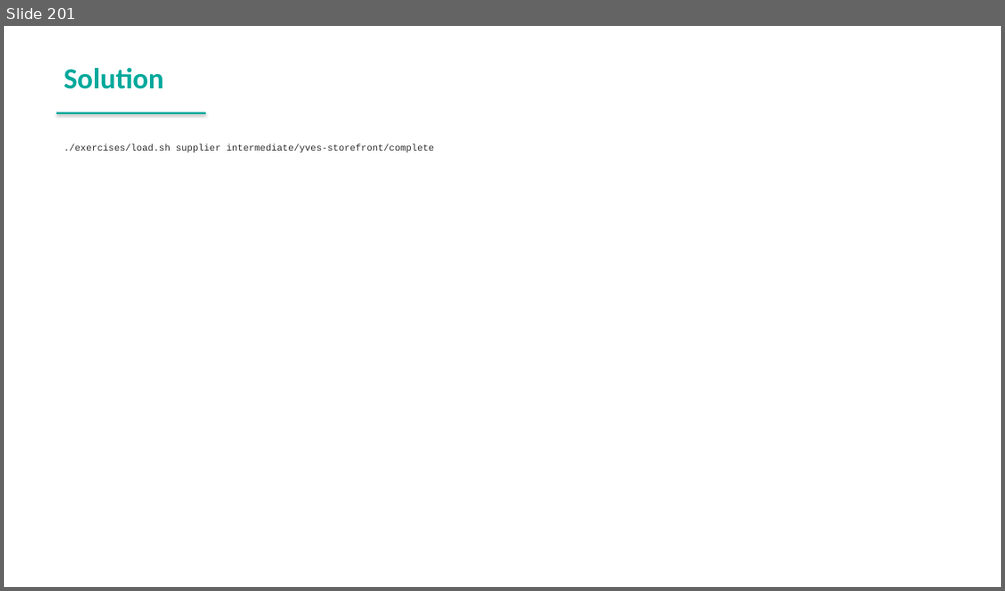
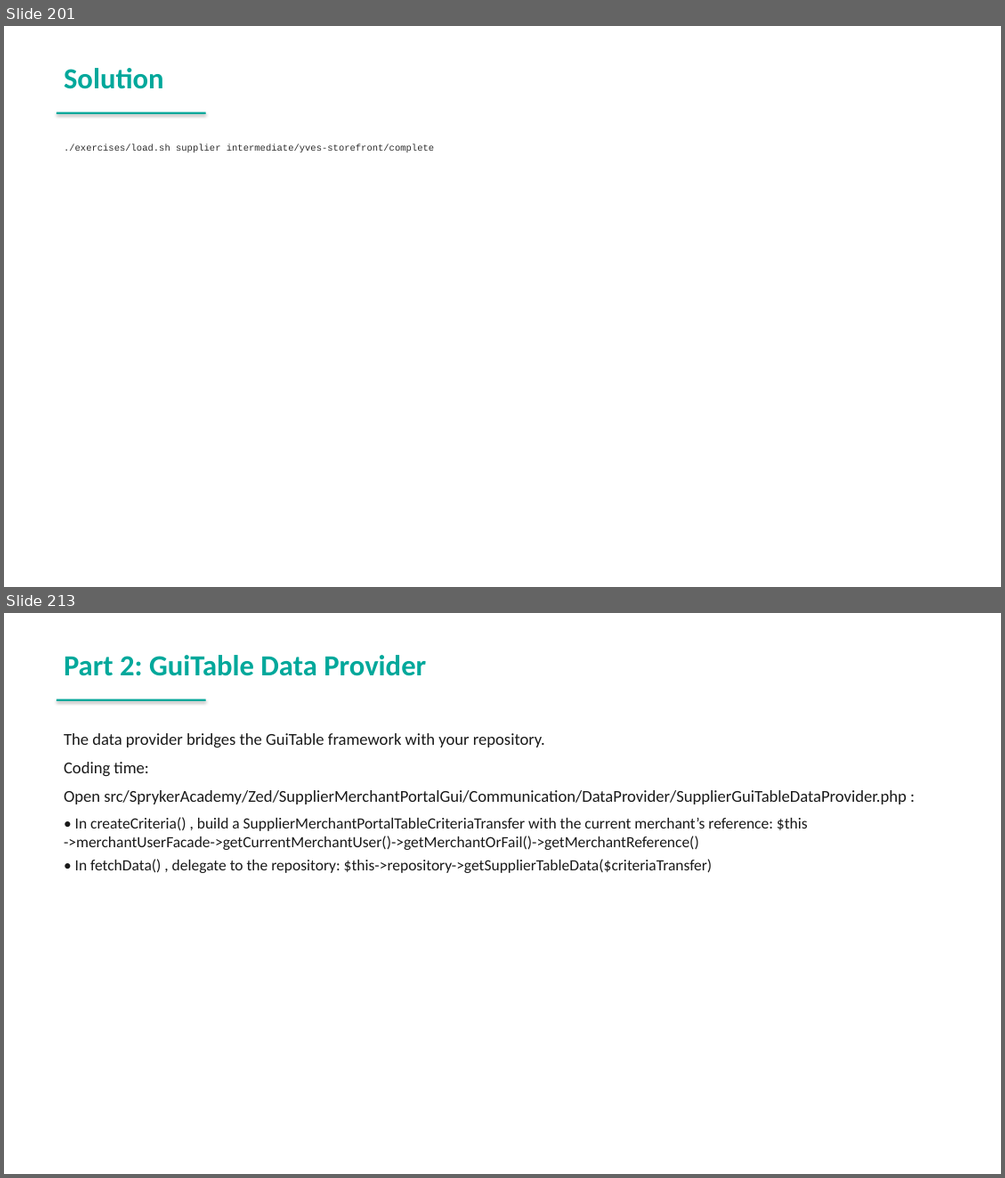
Before and after one commit to spryker-academy/instructor-exercises, a slide deck: guides-pptx/spryker-academy-professional.pptx. Shown one above the other, each under a label of ours: slide 201 before the commit, slides 201 and 213 after it; the slides between them are not shown. The pictures are 1005x591 and 1005x1178 pixels, drawn with LibreOffice and Linux fonts; fonts in the diff are those of the drawing. Boxes give left, top, right and bottom in pixels: in the first picture for what was removed or moved away, otherwise in the second. Text is boxed around its words. In the diff, an @@ line names an element or a change of style, - is before the commit and + after.

```diff
--- a/guides-pptx/spryker-academy-professional.pptx
+++ b/guides-pptx/spryker-academy-professional.pptx
@@ slide 213 added at bbox=[4, 613, 1001, 1174], background #FFFFFF @@
@@ text added at bbox=[64, 655, 426, 676], 28 pt, text #00A89B, bold @@
+Part 2: GuiTable Data Provider
@@ rectangle added at bbox=[57, 699, 206, 701], fill #00A89B @@
@@ text added at bbox=[64, 733, 906, 873], 15 pt, text #1A1A1A @@
+The data provider bridges the GuiTable framework with your repository.
+Coding time:
+Open src/SprykerAcademy/Zed/SupplierMerchantPortalGui/Communication/DataProvider/SupplierGuiTableDataProvider.php :
+• In createCriteria() , build a SupplierMerchantPortalTableCriteriaTransfer with the current merchant’s reference: $this ->merchantUserFacade->getCurrentMerchantUser()->getMerchantOrFail()->getMerchantReference()
+• In fetchData() , delegate to the repository: $this->repository->getSupplierTableData($criteriaTransfer)
```
Also in this commit, not shown: 2 slides changed, 45 other slides added, 14 other files.
